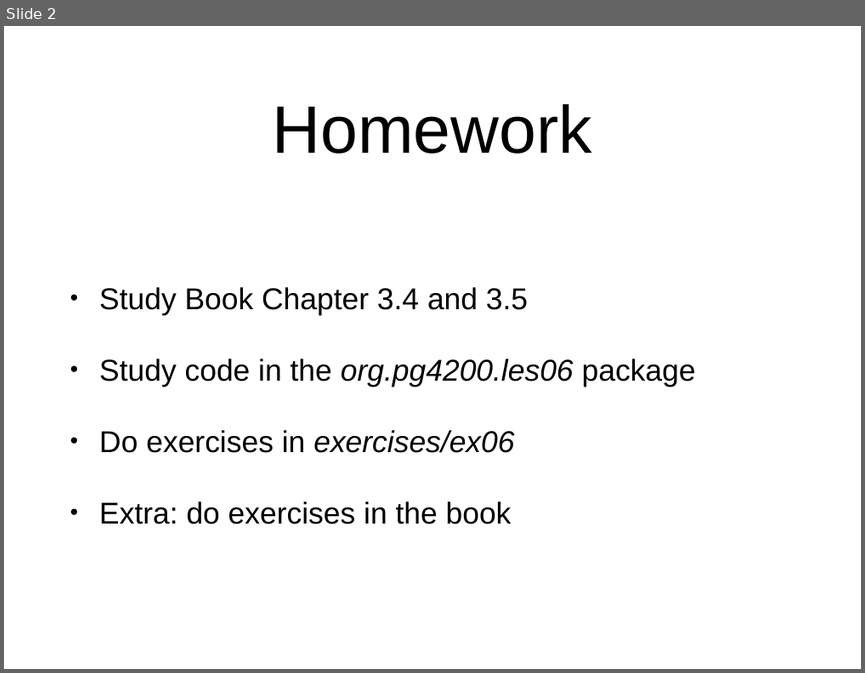
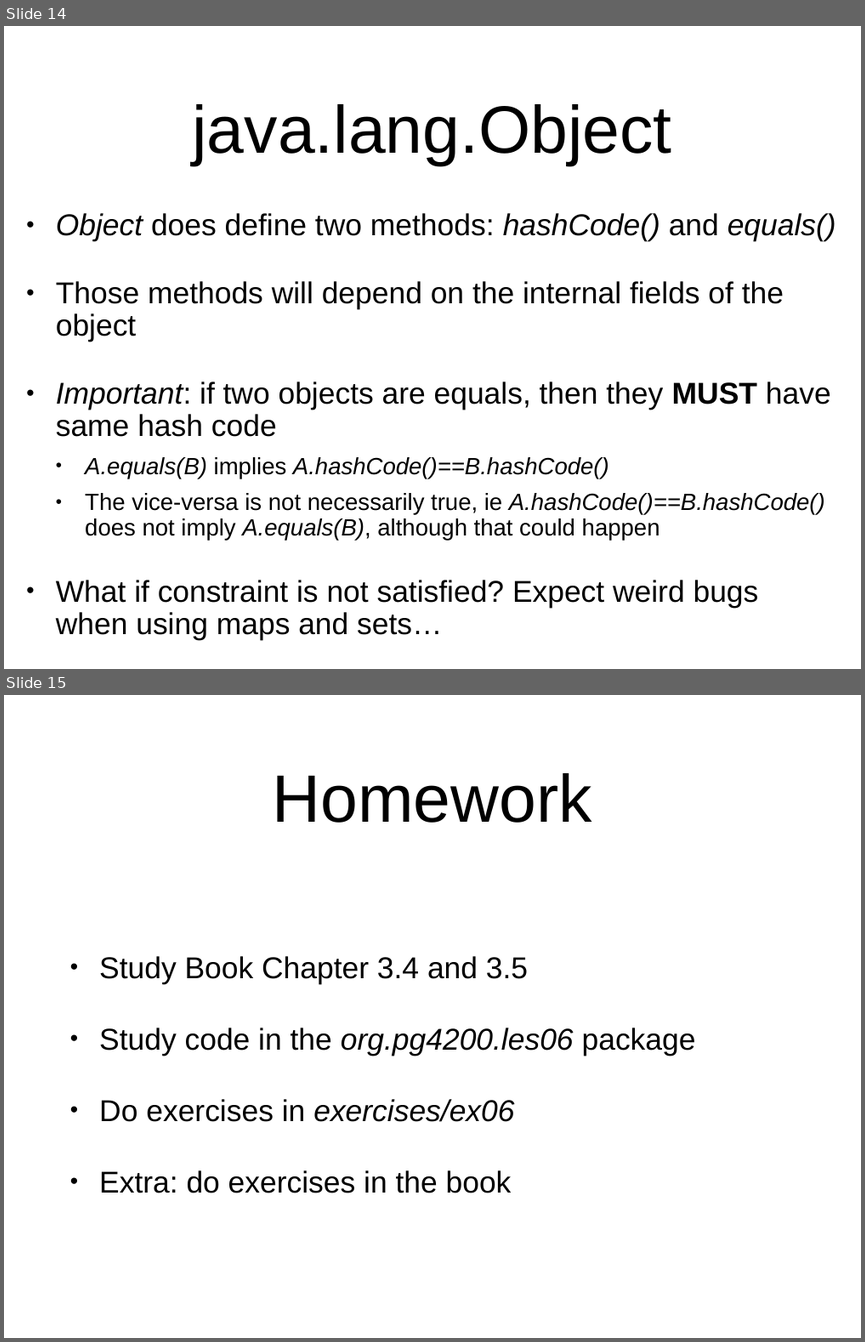
Before and after one commit to arcuri82/algorithms, a slide deck: docs/slides/06/06_hash_maps.pptx. Shown one above the other, each under a label of ours: slide 2 before the commit, slides 14 and 15 after it. The pictures are 865x673 and 865x1342 pixels, drawn with LibreOffice and Linux fonts; fonts in the diff are those of the drawing. Boxes give left, top, right and bottom in pixels: in the first picture for what was removed or moved away, otherwise in the second. Text is boxed around its words. In the diff, an @@ line names an element or a change of style, - is before the commit and + after.

Commit message:
les06

```diff
--- a/docs/slides/06/06_hash_maps.pptx
+++ b/docs/slides/06/06_hash_maps.pptx
@@ slide 14 added at <box>4,26,861,669</box>, background #FFFFFF @@
@@ title added at <box>193,104,672,165</box>, 80 pt, text #000000 @@
+java.lang.Object
@@ text added at <box>56,213,836,640</box>, 36 pt, text #000000 @@
+• Object does define two methods: hashCode() and equals()
+• Those methods will depend on the internal fields of the object
+• Important: if two objects are equals, then they MUST have same hash code
+  • A.equals(B) implies A.hashCode()==B.hashCode()
+  • The vice-versa is not necessarily true, ie A.hashCode()==B.hashCode() does not imply A.equals(B), although that could happen
+• What if constraint is not satisfied? Expect weird bugs when using maps and sets…
@@ what was slide 2 is now slide 15 @@
```
Also in this commit, not shown: 12 other slides added.
